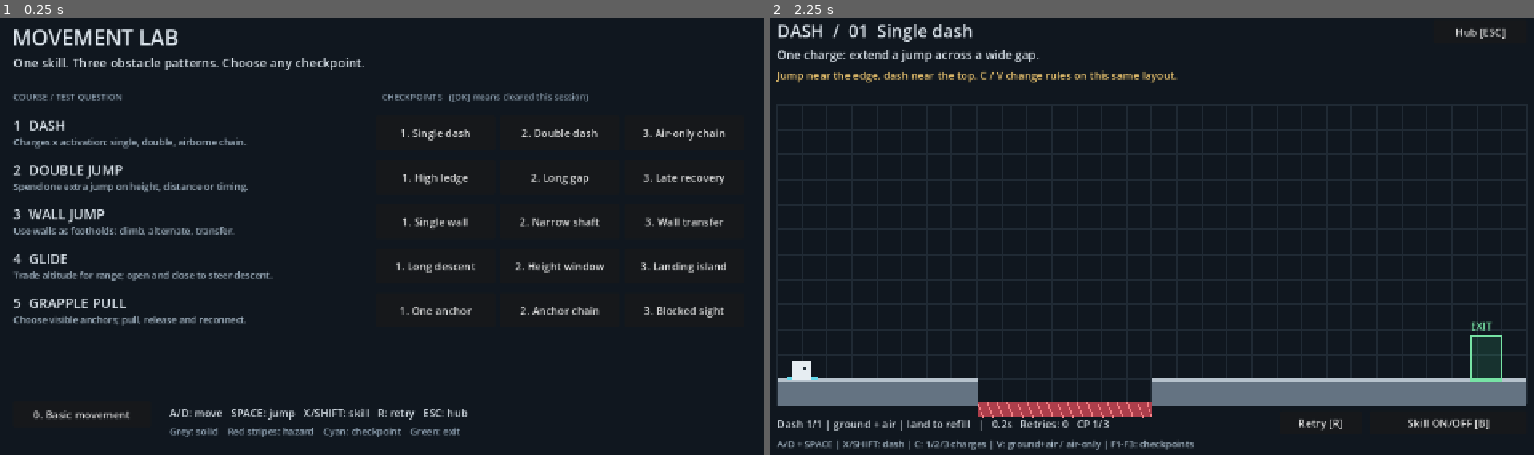
Above: before the commit, frames 1-2 (left to right).
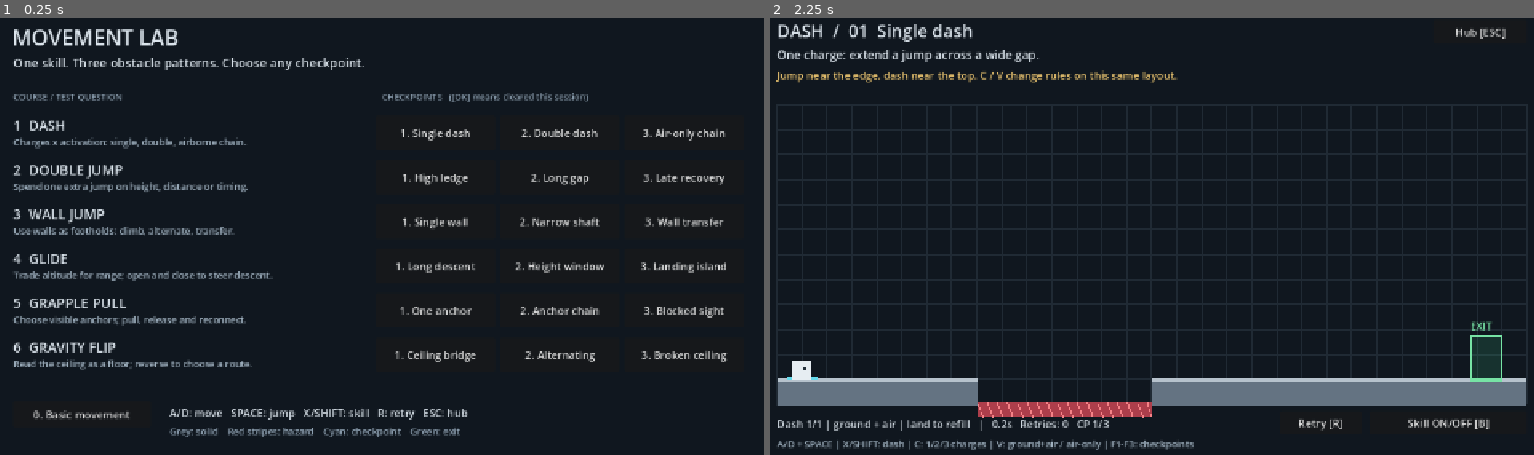
Above: after the commit, the same moments.

Repository: HsiYuGit/platformer-prototype
Game: Godot game, scene res://mechanics_lab.tscn
Same seed, same stepped clock (60 frames per second), same inputs: the game is played once before the commit and once after it.
Inputs:
- Up to frame 1 (0.25 s): no input
- Up to frame 2 (2.25 s): click "1. Single dash" at 0.5 s; click "Hub [ESC]" at 1.25 s; click "1. Single dash" at 2 s

The runs differ from the first frame. In frame 1, 0.8% of the frame differs, in the area x 1-96%, y 74-81%; in frame 2, nothing differs.

Commit message:
Add gravity-flip ceiling and alternating-route course
Test inverted surfaces through a ceiling bridge, alternating hazards and broken ceiling transfers. Keep jumps relative to the current floor and restore normal gravity on checkpoint reload; validate all routes in native physics.

Diff:
--- /dev/null
+++ b/abilities/gravity_flip.gd
@@ -0,0 +1,22 @@
+extends RefCounted
+
+var cooldown := 0.0
+var direction := 1.0
+
+func tick(p, delta: float) -> void:
+	cooldown = maxf(0, cooldown - delta)
+	if Input.is_action_just_pressed("skill") and cooldown <= 0:
+		p.gravity_sign *= -1
+		p.up_direction = Vector2(0, -p.gravity_sign)
+		p.velocity.y = 0
+		cooldown = 0.20
+	direction = p.gravity_sign
+
+func status() -> String:
+	return "Gravity: %s | X to reverse" % ("DOWN" if direction > 0 else "UP")
+
+func draw_overlay(p) -> void:
+	var end := Vector2(0, 31 * direction)
+	p.draw_line(Vector2(0, 19 * direction), end, Color("65d9eb"), 3)
+	p.draw_line(end, end + Vector2(-5, -6 * direction), Color("65d9eb"), 2)
+	p.draw_line(end, end + Vector2(5, -6 * direction), Color("65d9eb"), 2)
--- a/lab.gd
+++ b/lab.gd
@@ -3,7 +3,7 @@
 const PLAYER = preload("res://player.tscn")
 const ROOM = preload("res://room.gd")
 const BASELINE = preload("res://levels/baseline.gd")
-const LEVELS: Array = [preload("res://levels/dash.gd"), preload("res://levels/double_jump.gd"), preload("res://levels/wall_jump.gd"), preload("res://levels/glide.gd"), preload("res://levels/grapple.gd")]
+const LEVELS: Array = [preload("res://levels/dash.gd"), preload("res://levels/double_jump.gd"), preload("res://levels/wall_jump.gd"), preload("res://levels/glide.gd"), preload("res://levels/grapple.gd"), preload("res://levels/gravity_flip.gd")]
 
 var ui: Control
 var world: Node2D
--- /dev/null
+++ b/levels/gravity_flip.gd
@@ -0,0 +1,26 @@
+extends RefCounted
+
+const ID = "gravity_flip"
+const TITLE = "GRAVITY FLIP"
+const SUMMARY = "Read the ceiling as a floor; reverse to choose a route."
+const ABILITY = preload("res://abilities/gravity_flip.gd")
+const CONTROLS = "A/D: move | SPACE: jump away from current floor | X/SHIFT: reverse gravity | F1-F3: checkpoints"
+
+static func rooms() -> Array:
+	return [
+		{"name": "Ceiling bridge", "question": "Inversion: turn an overhead surface into a bridge across the pit.",
+		"hint": "Stand under the ceiling before flipping. Walk along its underside, then flip down near the exit.",
+		"spawn": Vector2(80, 580), "exit": Rect2(1150, 530, 50, 70),
+		"platforms": [Rect2(40, 600, 240, 40), Rect2(200, 200, 850, 30), Rect2(960, 600, 280, 40)],
+		"hazards": [Rect2(280, 635, 680, 25)]},
+		{"name": "Alternating", "question": "Route planning: alternate surfaces to avoid floor and ceiling hazards.",
+		"hint": "Pass the first red block on the ceiling. Stop in the middle gap, flip down, then pass under the next.",
+		"spawn": Vector2(80, 580), "exit": Rect2(1150, 530, 50, 70),
+		"platforms": [Rect2(40, 600, 1200, 40), Rect2(40, 180, 1200, 20)],
+		"hazards": [Rect2(360, 420, 160, 180), Rect2(720, 200, 180, 260)]},
+		{"name": "Broken ceiling", "question": "Transfers: switch between separated ceiling slabs and an intermediate floor.",
+		"hint": "Use the first ceiling, flip down onto the middle island, then flip up toward the second ceiling.",
+		"spawn": Vector2(80, 580), "exit": Rect2(1160, 530, 50, 70),
+		"platforms": [Rect2(40, 600, 240, 40), Rect2(220, 220, 310, 30), Rect2(550, 530, 180, 30), Rect2(780, 290, 270, 30), Rect2(1080, 600, 160, 40)],
+		"hazards": [Rect2(280, 635, 800, 25)]},
+	]
--- a/tests/routes.json
+++ b/tests/routes.json
@@ -462,5 +462,89 @@
       "frames": 170,
       "move_right": true
     }
+  ],
+  "gravity_flip:0": [
+    {
+      "x": 230,
+      "move_right": true
+    },
+    {
+      "frames": 48,
+      "skill": true
+    },
+    {
+      "x": 1000,
+      "move_right": true
+    },
+    {
+      "frames": 48,
+      "skill": true
+    },
+    {
+      "frames": 90,
+      "move_right": true
+    }
+  ],
+  "gravity_flip:1": [
+    {
+      "frames": 48,
+      "skill": true
+    },
+    {
+      "x": 610,
+      "move_right": true
+    },
+    {
+      "frames": 48,
+      "skill": true
+    },
+    {
+      "frames": 170,
+      "move_right": true
+    }
+  ],
+  "gravity_flip:2": [
+    {
+      "x": 245,
+      "move_right": true
+    },
+    {
+      "frames": 48,
+      "skill": true
+    },
+    {
+      "x": 497,
+      "move_right": true
+    },
+    {
+      "skill": true,
+      "frames": 30,
+      "move_right": true
+    },
+    {
+      "land": true
+    },
+    {
+      "x": 705,
+      "move_right": true
+    },
+    {
+      "skill": true,
+      "frames": 34,
+      "move_right": true
+    },
+    {
+      "x": 1025,
+      "move_right": true
+    },
+    {
+      "skill": true,
+      "frames": 40,
+      "move_right": true
+    },
+    {
+      "frames": 80,
+      "move_right": true
+    }
   ]
 }
Not shown, changed: README.md
Not shown, changed: docs/VALIDATION.md
